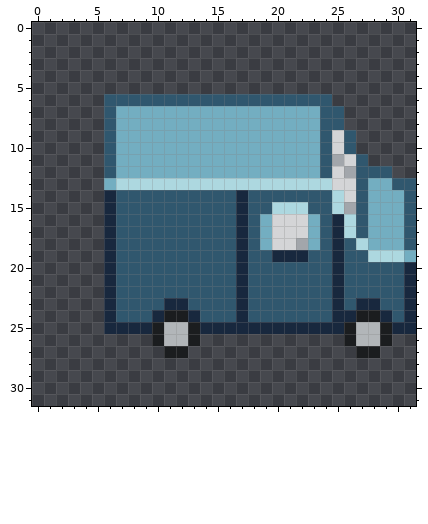
Two states of a pixel-art sprite, Assets/Art/Minigames/Delivery/truck maybe.png. The first picture shows the starting point.
The file is 32x32 pixels.
After:
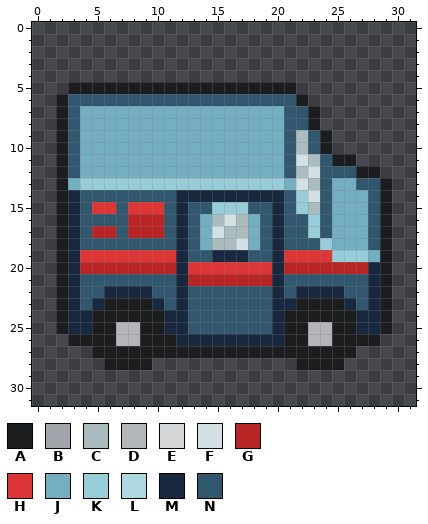
Palette (. is transparent): A #1b1d1f  B #a2a6ab  C #abbcbf  D #b2b6b9  E #d4d5d7  F #d4e1e4  G #b92424  H #de3636  J #73aec1  K #97cdd8  L #add8e0  M #18283e  N #30576e
From old to new:
@@ x 0..31 @@
  4 ................................
- 5 ................................
- 6 ......NNNNNNNNNNNNNNNNNNN.......
- 7 ......NJJJJJJJJJJJJJJJJJNN......
- 8 ......NJJJJJJJJJJJJJJJJJNN......
- 9 ......NJJJJJJJJJJJJJJJJJNEN.....
-10 ......NJJJJJJJJJJJJJJJJJNEN.....
-11 ......NJJJJJJJJJJJJJJJJJNBEN....
-12 ......NJJJJJJJJJJJJJJJJJNEBNNN..
-13 ......JLLLLLLLLLLLLLLLLLLEENJJNN
-14 ......MNNNNNNNNNNMNNNNNNNLENJJJN
-15 ......MNNNNNNNNNNMNNLLLNNLBNJJJN
-16 ......MNNNNNNNNNNMNJEEEJNMLNJJJN
-17 ......MNNNNNNNNNNMNJEEEJNMLNJJJN
-18 ......MNNNNNNNNNNMNJEEBJNMNLJJJN
-19 ......MNNNNNNNNNNMNNMMMNNMNNLLLJ
-20 ......MNNNNNNNNNNMNNNNNNNMNNNNNM
-21 ......MNNNNNNNNNNMNNNNNNNMNNNNNM
-22 ......MNNNNNNNNNNMNNNNNNNMNNNNNM
-23 ......MNNNNMMNNNNMNNNNNNNMNMMNNM
-24 ......MNNNMAAMNNNMNNNNNNNMMAAMNM
-25 ......MMMMADDAMMMMMMMMMMMMADDAMM
-26 ..........ADDA............ADDA..
-27 ...........AA..............AA...
-28 ................................
+ 5 ...AAAAAAAAAAAAAAAAAAA..........
+ 6 ..ANNNNNNNNNNNNNNNNNNNA.........
+ 7 ..ANJJJJJJJJJJJJJJJJJNNA........
+ 8 ..ANJJJJJJJJJJJJJJJJJNNA........
+ 9 ..ANJJJJJJJJJJJJJJJJJNCNA.......
+10 ..ANJJJJJJJJJJJJJJJJJNCNA.......
+11 ..ANJJJJJJJJJJJJJJJJJNFCNAA.....
+12 ..ANJJJJJJJJJJJJJJJJJNCFNNNAA...
+13 ..AJKKKKKKKKKKKKKKKKKJFCNJJNNA..
+14 ..AMNNNNNNNNMMMMMMMMMNKFNJJJNA..
+15 ..AMNHHNHHHNMNNKKKNNMNKCNJJJNA..
+16 ..AMNNNNGGGNMNJCFCJNMNNKNJJJNA..
+17 ..AMNGGNGGGNMNJFCCJNMNNKNJJJNA..
+18 ..AMNNNNNNNNMNJCCFJNMNNNKJJJNA..
+19 ..AMHHHHHHHHMNNMMMNNMHHHHKKKJA..
+20 ..AMGGGGGGGGMHHHHHHHMGGGGGGGMA..
+21 ..AMNNNNNNNNMGGGGGGGMNNNNNNNMA..
+22 ..AMNNMMMMNNMNNNNNNNMNMMMMNNMA..
+23 ..AMNMAAAAMNMNNNNNNNMMAAAAMNMA..
+24 ..AMMAAAAAAMMNNNNNNNMAAAAAAMMA..
+25 ..AMMAADDAAMMNNNNNNNMAADDAAMMA..
+26 ...AAAADDAAAMMMMMMMMMAADDAAAA...
+27 .....AAAAAAAAAAAAAAAAAAAAAA.....
+28 ......AAAA............AAAA......
 29 ................................
